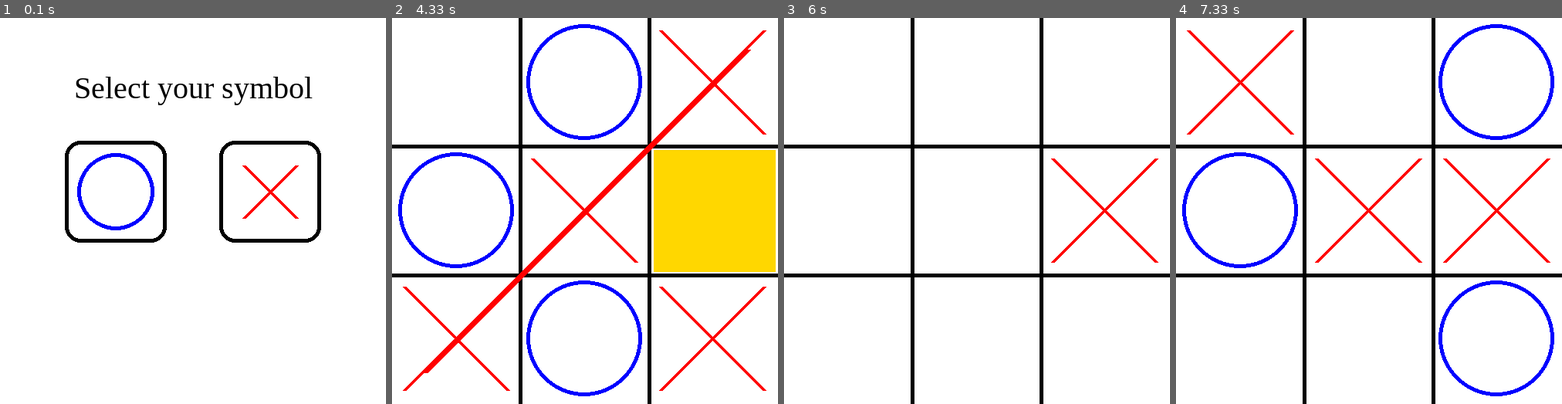
Above: before the commit, frames 1-4 (left to right).
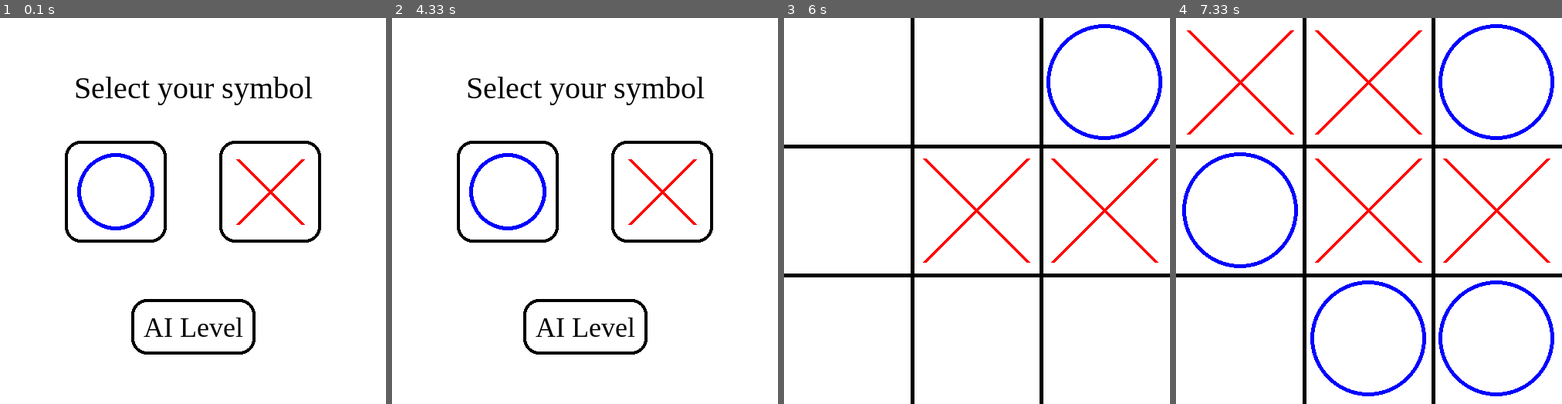
Above: after the commit, the same moments.

Repository: Onur15/Prototype_Games
Game: pygame game, started from tic tac toe AI.py
Same seed, same stepped clock (60 frames per second), same inputs: the game is played once before the commit and once after it.
Inputs (mouse positions are in pixels of both pictures, inside the frame that each line leads up to):
- Up to frame 1 (0.1 s): no input
- Up to frame 2 (4.33 s): press the mouse at (585, 326) at 0.37 s; move the mouse to (523, 238) at 0.47 s; release the mouse at (465, 153) at 0.6 s; press the mouse at (743, 52) at 0.7 s; move the mouse to (677, 172) at 0.8 s; release the mouse at (612, 292) at 0.93 s; press the mouse at (507, 191) at 1.03 s; move the mouse to (507, 168) at 1.13 s; release the mouse at (503, 149) at 1.27 s; press the mouse at (507, 191) at 1.37 s; move the mouse to (503, 261) at 1.47 s; release the mouse at (500, 330) at 1.6 s; press the mouse at (507, 191) at 1.7 s; move the mouse to (523, 268) at 1.8 s; release the mouse at (534, 346) at 1.93 s; press the mouse at (507, 191) at 2.17 s; move the mouse to (538, 156) at 2.27 s; release the mouse at (569, 118) at 2.4 s; press the mouse at (507, 191) at 2.7 s; move the mouse to (588, 172) at 2.8 s; release the mouse at (673, 153) at 2.93 s; press the mouse at (507, 191) at 3.95 s; move the mouse to (612, 199) at 4.05 s; release the mouse at (720, 207) at 4.18 s
- Up to frame 3 (6 s): move the mouse to (1054, 191) at 4.65 s; press the mouse at (1054, 191) at 4.68 s; move the mouse to (957, 133) at 4.78 s; release the mouse at (861, 75) at 4.92 s; press the mouse at (1054, 191) at 5.25 s; move the mouse to (977, 211) at 5.35 s; release the mouse at (895, 226) at 5.48 s; press the mouse at (1054, 191) at 5.58 s; move the mouse to (949, 153) at 5.68 s; release the mouse at (845, 114) at 5.82 s; press the mouse at (1054, 191) at 5.92 s
- Up to frame 4 (7.33 s): move the mouse to (1419, 149) at 6.02 s; release the mouse at (1392, 106) at 6.15 s; move the mouse to (1233, 68) at 6.32 s; click (1233, 68) at 6.5 s

The runs differ from the first frame. In frame 1, 1.5% of the frame differs, in the area x 17-83%, y 32-88%; in frame 2, 23%, in the area x 0-100%, y 0-100%; in frame 3, 1.4%; in frame 4, 1.4%.

Commit message:
Add AI Level Selection

Diff:
--- a/tic tac toe AI.py
+++ b/tic tac toe AI.py
@@ -9,9 +9,10 @@
         display.fill("white")
         self.display = display
         self.screen_size = screen_size
-        self.font = pygame.font.SysFont("serif", 40, False)
+        self.font = pygame.font.SysFont("serif", 40)
         self.is_over = False
         self.blank_board()
+        self.depth = 10
 
     def blank_board(self):
         self.board = []
@@ -48,6 +49,11 @@
         else: # Place O
             pygame.draw.circle(self.display, "blue", center, radius, width)
 
+    def draw_selecting_text(self):
+        text = self.font.render("Select your symbol", True, "black")
+        text_rect = text.get_rect(center = (self.screen_size // 2, text.get_height() * 2) )
+        self.display.blit(text, text_rect)
+
     def draw_buttons(self):
         global button_o, button_x
         screen = self.screen_size
@@ -62,26 +68,82 @@
         # Drawing O
         pygame.draw.circle(self.display, "blue", (box.x + radius, box.y + radius), radius, 5)
         # Drawing X
-        bottom_right = (box.bottomright[0] - offset, box.bottomright[1] - offset)
-        top_left = (box.bottomright[0] + offset - radius*2, box.bottomright[1] + offset - radius*2)
-        bottom_left = (box.bottomright[0] + offset - radius*2, box.bottomright[1] - offset)
-        top_right = (box.bottomright[0] - offset, box.bottomright[1] + offset - radius*2)
+        bottom_right = (box.bottomright[0] - offset // 2, box.bottomright[1] - offset // 2)
+        top_left = (box.bottomright[0] + offset // 2 - radius*2, box.bottomright[1] + offset // 2 - radius*2)
+        bottom_left = (box.bottomright[0] + offset // 2 - radius*2, box.bottomright[1] - offset // 2)
+        top_right = (box.bottomright[0] - offset // 2, box.bottomright[1] + offset // 2 - radius*2)
         pygame.draw.line(self.display, "red", bottom_right, top_left, 5)
         pygame.draw.line(self.display, "red", bottom_left, top_right, 5)
 
         button_o = pygame.Rect(left - offset, top - offset, 2*(radius+offset), 2*(radius+offset)) # Button for O
         button_x = pygame.Rect(left + width - 2*radius - offset, top - offset, 2*(radius+offset), 2*(radius+offset)) # Button for X
-        pygame.draw.rect(self.display, "black", button_o, 5, 20)
-        pygame.draw.rect(self.display, "black", button_x, 5, 20)
+        pygame.draw.rect(self.display, "black", button_o, 4, 20)
+        pygame.draw.rect(self.display, "black", button_x, 4, 20)
+
+    def AI_level(self):
+        global select_button
+        custom_font = pygame.font.SysFont("serif", 36)
+        text = custom_font.render("AI Level", True, "black")
+        screen = self.screen_size
+        offset = screen // 30
+        text_rect = text.get_rect(center = (screen // 2, screen - text.get_height() * 2.5))
+        self.display.blit(text, text_rect)
+        left =  text_rect.left - offset
+        top = text_rect.top - offset
+        select_button = pygame.Rect(left, top, text.get_width() + 2 * offset, text.get_height() + 2 * offset)
+        pygame.draw.rect(self.display, "black", select_button, 4, 20)
+
+    def draw_selection_buttons(self, close_button_bg = "red1"):
+        global selecting, easy_button, normal_button, imp_button, close_button
+        selecting = True
+        screen = self.screen_size
+        offset = screen // 30
+        close_button_size = 30
+        exit_pos = screen - 2*offset - close_button_size
+        close_button = pygame.Rect(exit_pos - offset, offset, 2*offset + close_button_size, 2*offset + close_button_size)
+        pygame.draw.rect(self.display, close_button_bg, close_button, 0, 100)
+        pygame.draw.line(self.display, "black", (exit_pos, 2*offset + close_button_size), (screen - 2*offset, 2*offset), 4)
+        pygame.draw.line(self.display, "black", (exit_pos, 2*offset), (exit_pos + close_button_size, 2*offset + close_button_size), 4)
+        pygame.draw.rect(self.display, "black", close_button, 4, 100)
+        easy = self.font.render("Easy", False, "black")
+        normal = self.font.render("Normal", False, "black")
+        imp = self.font.render("Impossible", False, "black")
+        height = easy.get_height()
+        easy_rect = easy.get_rect(center = (screen // 2, screen // 5))
+        normal_rect = normal.get_rect(center = (screen // 2, screen // 5 + 3 * height))
+        imp_rect = imp.get_rect(center = (screen // 2, screen // 5 + 6 * height))
+        self.display.blit(easy, easy_rect)
+        self.display.blit(normal, normal_rect)
+        self.display.blit(imp, imp_rect)
+        left = lambda x: x.left - offset
+        top = lambda x: x.top - offset
+        width = lambda x: x.get_width() + 2 * offset
+        height = lambda x: x.get_height() + 2 * offset
+        easy_button = pygame.Rect(left(easy_rect), top(easy_rect) , width(easy), height(easy))
+        normal_button = pygame.Rect(left(normal_rect), top(normal_rect), width(normal), height(normal))
+        imp_button = pygame.Rect(left(imp_rect), top(imp_rect), width(imp), height(imp))
+        pygame.draw.rect(self.display, "white", easy_button, 6, 20)
+        pygame.draw.rect(self.display, "white", normal_button, 6, 20)
+        pygame.draw.rect(self.display, "white", imp_button, 6, 20)
+        pygame.draw.rect(self.display, "black", easy_button, 4, 20)
+        pygame.draw.rect(self.display, "black", normal_button, 4, 20)
+        pygame.draw.rect(self.display, "black", imp_button, 4, 20)
+        match self.depth:
+            case 0:
+                pygame.draw.rect(self.display, "darkorchid", easy_button, 6, 20)
+            case 1:
+                pygame.draw.rect(self.display, "darkorchid", normal_button, 6, 20)
+            case 10:
+                pygame.draw.rect(self.display, "darkorchid", imp_button, 6, 20)
+        pygame.display.update()
 
     def play(self):
-        global run
-        run = False
-
+        global run, selecting
+        run, selecting = False, False
+
+        self.AI_level()
         self.draw_buttons()
-        text = self.font.render("Select your symbol", True, "black")
-        text_rect = text.get_rect(center=(self.screen_size // 2, text.get_height() * 2))
-        self.display.blit(text, text_rect)
+        self.draw_selecting_text()
 
         while not run: # Starting screen
             pygame.time.delay(10)
@@ -105,15 +167,16 @@
 
             if self.game_over()[0]:
                 run = False
-                time.sleep(1.5)
+                time.sleep(1)
             # Computer plays
             if not self.turn and run:
                 best_move = self.find_best_move(not self.player)
                 self.place(best_move[0], best_move[1], not self.player)
+                pygame.display.update()
                 #print("played",best_move)
                 if self.game_over()[0]:
                     run = False
-                    time.sleep(1.5)
+                    time.sleep(1)
                 self.turn = True
 
             # Game Over
@@ -123,17 +186,17 @@
                     case "draw":
                         self.display.fill("white")
                         text = self.font.render("Draw!", True, "black")
-                        text_rect = text.get_rect(center=(self.screen_size // 2, text.get_height() * 2))
+                        text_rect = text.get_rect(center = (self.screen_size // 2, text.get_height() * 2) )
                         self.display.blit(text, text_rect)
                     case "player":
                         self.display.fill("white")
                         text = self.font.render("Player wins!", True, "black")
-                        text_rect = text.get_rect(center=(self.screen_size // 2, text.get_height() * 2))
+                        text_rect = text.get_rect(center = (self.screen_size // 2, text.get_height() * 2) )
                         self.display.blit(text, text_rect)
                     case "computer":
                         self.display.fill("white")
                         text = self.font.render("Computer wins!", True, "black")
-                        text_rect = text.get_rect(center=(self.screen_size // 2, text.get_height() * 2))
+                        text_rect = text.get_rect(center = (self.screen_size // 2, text.get_height() * 2) )
                         self.display.blit(text, text_rect)
                 self.draw_restart_button()
                 pygame.display.update()
@@ -192,7 +255,7 @@
         return (False, None)
 
     def handle_events(self,event):
-        global run
+        global run, selecting
         cell_size = self.screen_size // 3
         pos = pygame.mouse.get_pos()
         x = pos[0] // cell_size
@@ -219,18 +282,45 @@
         elif event.type == MOUSEMOTION and not run:
 
             # Coloring buttons' background
-            if button_o.collidepoint(pos[0], pos[1]):
-                pygame.draw.rect(self.display, bg_color, button_o, 0, 20)
-                self.draw_buttons()
-            elif button_x.collidepoint(pos[0], pos[1]):
-                pygame.draw.rect(self.display, bg_color, button_x, 0, 20)
-                self.draw_buttons()
-
-            # Reseting buttons' background
+            if not selecting:
+                if button_o.collidepoint(pos[0], pos[1]):
+                    pygame.draw.rect(self.display, bg_color, button_o, 0, 20)
+                    self.draw_buttons()
+                elif button_x.collidepoint(pos[0], pos[1]):
+                    pygame.draw.rect(self.display, bg_color, button_x, 0, 20)
+                    self.draw_buttons()
+
+                elif select_button.collidepoint(pos[0], pos[1]):
+                    pygame.draw.rect(self.display, bg_color, select_button, 0, 20)
+                    self.AI_level()
+
+                # Reseting buttons' background
+                else:
+                    pygame.draw.rect(self.display, "white", button_o, 0, 20)
+                    pygame.draw.rect(self.display, "white", button_x, 0, 20)
+                    pygame.draw.rect(self.display, "white", select_button, 0, 20)
+                    self.draw_buttons()
+                    self.AI_level()
+
             else:
-                pygame.draw.rect(self.display, "white", button_o, 0, 20)
-                pygame.draw.rect(self.display, "white", button_x, 0, 20)
-                self.draw_buttons()
+                if easy_button.collidepoint(pos[0], pos[1]):
+                    pygame.draw.rect(self.display, bg_color, easy_button, 0, 20)
+                    self.draw_selection_buttons()
+                elif normal_button.collidepoint(pos[0], pos[1]):
+                    pygame.draw.rect(self.display, bg_color, normal_button, 0, 20)
+                    self.draw_selection_buttons()
+                elif imp_button.collidepoint(pos[0], pos[1]):
+                    pygame.draw.rect(self.display, bg_color, imp_button, 0, 20)
+                    self.draw_selection_buttons()
+                elif close_button.collidepoint(pos[0], pos[1]):
+                    pygame.draw.rect(self.display, bg_color, close_button, 0, 100)
+                    self.draw_selection_buttons(bg_color)
+                else:
+                    pygame.draw.rect(self.display, "white", easy_button, 0, 20)
+                    pygame.draw.rect(self.display, "white", normal_button, 0, 20)
+                    pygame.draw.rect(self.display, "white", imp_button, 0, 20)
+                    pygame.draw.rect(self.display, "white", close_button, 0, 100)
+                    self.draw_selection_buttons()
 
         # Hover effect for avaliable cells
         elif event.type == MOUSEMOTION and run:
@@ -253,8 +343,10 @@
             # Reset button
             if self.is_over:
                 if res_button.collidepoint(pos[0], pos[1]):
-                    new_game = Game()
-                    new_game.play()
+                    self.is_over = False
+                    self.display.fill("white")
+                    self.blank_board()
+                    self.play()
 
             # Placing symbol on the cell
             elif run and self.turn:
@@ -270,18 +362,50 @@
                     self.turn = False
 
             # Selecting symbol
-            else:
+            elif not any((run, self.is_over, selecting)):
                 if button_o.collidepoint(pos[0], pos[1]):
                     self.player = False
                     run = True
                 if button_x.collidepoint(pos[0], pos[1]):
                     self.player = True
                     run = True
+                if select_button.collidepoint(pos[0], pos[1]):
+                    self.display.fill("white")
+                    self.draw_selection_buttons()
+
+            elif selecting:
+                if easy_button.collidepoint(pos[0], pos[1]):
+                    self.depth = 0
+                    self.draw_selection_buttons()
+                    time.sleep(1)
+                    self.starting_screen()
+                    selecting = False
+                if normal_button.collidepoint(pos[0], pos[1]):
+                    self.depth = 1
+                    self.draw_selection_buttons()
+                    time.sleep(1)
+                    self.starting_screen()
+                    selecting = False
+                if imp_button.collidepoint(pos[0], pos[1]):
+                    self.depth = 10
+                    self.draw_selection_buttons()
+                    time.sleep(1)
+                    self.starting_screen()
+                    selecting = False
+                if close_button.collidepoint(pos[0], pos[1]):
+                    self.starting_screen()
+                    selecting = False
 
         if event.type == QUIT:
             pygame.quit()
             sys.exit()
 
+    def starting_screen(self):
+        self.display.fill("white")
+        self.AI_level()
+        self.draw_selecting_text()
+        self.draw_buttons()
+
     def check_winner(self, player : bool):
         # Returns row, col or diagonal values for drawing winning line
 
@@ -298,7 +422,35 @@
 
         return (False, None, None, None)
 
-    def find_best_score(self, player : bool): # Minimax Algorithm
+    def static_evaluation(self):
+        for row in self.board:
+            row_list = [cell for cell in row]
+            if row_list.count(" ") == 1:
+                row_list.remove(" ")
+                if len(set(row_list)) == 1 and row_list[0] == self.player:
+                    return self.player
+        for col in range(3):
+            col_list = [self.board[row][col] for row in range(3)]
+            if col_list.count(" ") == 1:
+                col_list.remove(" ")
+                if len(set(col_list)) == 1 and col_list[0] == self.player:
+                    return self.player
+        diag_list = [self.board[i][i] for i in range(3)]
+        if diag_list.count(" ") == 1:
+                diag_list.remove(" ")
+                if len(set(diag_list)) == 1 and diag_list[0] == self.player:
+                    return self.player
+        diag_list = [self.board[i][2-i] for i in range(3)]
+        if diag_list.count(" ") == 1:
+                diag_list.remove(" ")
+                if len(set(diag_list)) == 1 and diag_list[0] == self.player:
+                    return self.player
+        return None
+
+    def minimax(self, depth : int, maximizingPlayer : bool): # Minimax Algorithm
+        if self.depth == 0 and random.randint(1, 5) == 1: # Level Easy: 20% random
+            return random.choice((0, 1, -1))
+
         if self.check_winner(not self.player)[0]:
             return 1
 
@@ -308,22 +460,29 @@
         if len(self.avaliable_moves()) == 0:
             return 0
 
+        if depth <= 0:
+            if self.static_evaluation() == self.player and self.depth % 2 == 0:
+                return -1
+            if self.static_evaluation() == maximizingPlayer and self.depth % 2 == 1:
+                return 1
+            return 0
+
         # Own perspective
-        if player != self.player:
-            best_score = -100
+        if maximizingPlayer != self.player:
+            best_score = -float("inf")
             for move in self.avaliable_moves():
-                self.board[move[1]][move[0]] = player
-                score = self.find_best_score(not player)
+                self.board[move[1]][move[0]] = maximizingPlayer
+                score = self.minimax(depth - 1, not maximizingPlayer)
                 self.board[move[1]][move[0]] = " "
                 best_score = max(best_score, score)
             return best_score
 
         # Opponent's perspective
         else:
-            best_score = 100
+            best_score = float("inf")
             for move in self.avaliable_moves():
-                self.board[move[1]][move[0]] = player
-                score = self.find_best_score(not player)
+                self.board[move[1]][move[0]] = maximizingPlayer
+                score = self.minimax(depth - 1, not maximizingPlayer)
                 self.board[move[1]][move[0]] = " "
                 best_score = min(best_score, score)
             return best_score
@@ -335,10 +494,10 @@
             return random.choice(self.avaliable_moves())
 
         best_moves = []
-        best_score = -100
+        best_score = -float("inf")
         for move in self.avaliable_moves():
             self.board[move[1]][move[0]] = symbol
-            score = self.find_best_score(not symbol)
+            score = self.minimax(self.depth, not symbol)
             # print(move, score)
             self.board[move[1]][move[0]] = " "
             # Selecting moves that has highest score
